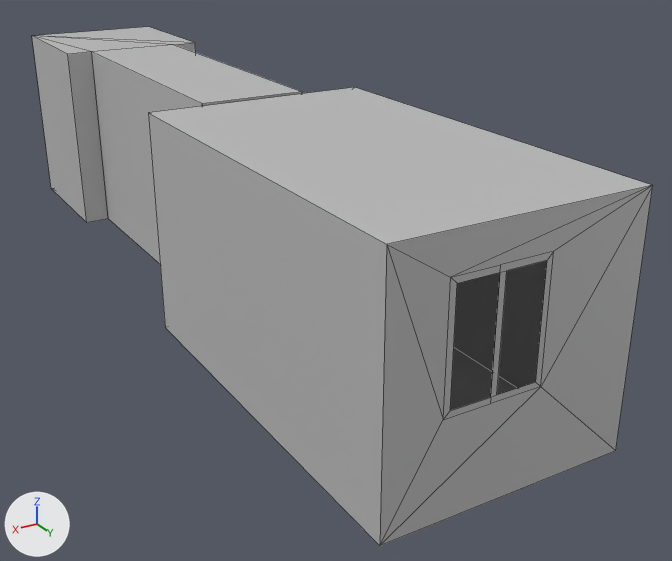
The FBX model Assets/Mesh/INTERIOR_HOUSE.fbx, before and after one commit.
Camera for both pictures: a camera (50 mm lens) standing at (4.64, 9.51, 4.82) and looking at (-0.84, 0.38, 0.25). The axes (+X, +Y, +Z) are drawn at lower left. The lights are the same throughout. Mesh edges are drawn as thin lines. Where no turn or scale is listed for an object, it has been applied to the vertices.

In view in the first picture: 'iNTERIOR_HOUSE'.
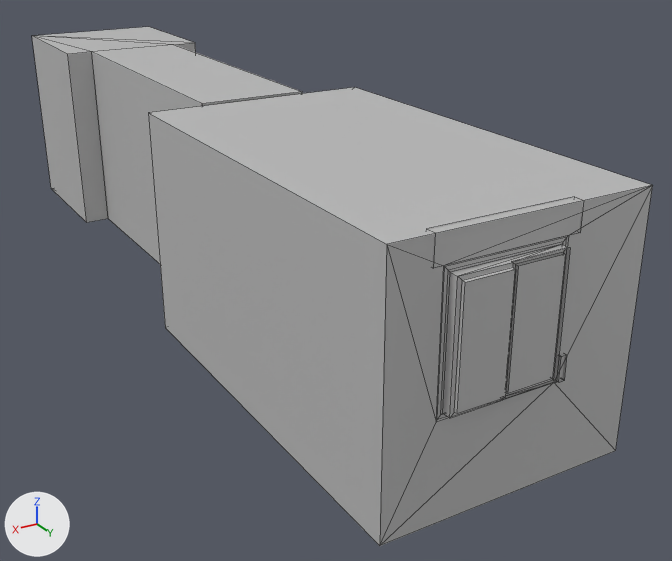
Pixel boxes (x1, y1, x2, y2) of what changed, in the pictures (672 x 561 px):
```json
{"part": 1, "of": "me_mesh", "change": "added", "after": [556, 354, 567, 383]}
{"part": 2, "of": "me_mesh", "change": "built on", "before": [380, 185, 653, 546], "after": [380, 185, 653, 546]}
```

The change, as JSON lines over the scene's bpy script:
```json
{"op": "add", "block": "mat_lambert1", "code": ["mat_lambert1 = principled_material('lambert1')", "mat_lambert1.base_color = (0.5, 0.5, 0.5)  # grey #bcbcbc"]}
{"op": "add", "block": "mat_bubbles_mat", "code": ["mat_bubbles_mat = principled_material('Bubbles_mat')", "mat_bubbles_mat.base_color = (0.5, 0.5, 0.5)  # grey #bcbcbc"]}
{"block": "me_mesh", "where": "# used by ob_interior_house; location = (0.0, 0.0, 0.0)"}
{"op": "remove", "block": "me_mesh", "code": "me_mesh.from_pydata(...)  # 46 vertices, 46 faces; spans x -1.3..1.3, y -6.0..4.61, z 0.0..2.54"}
{"op": "add", "block": "me_mesh", "code": "me_mesh.from_pydata(...)  # 138 vertices, 125 faces; spans x -1.3..1.3, y -6.0..4.72, z 0.0..2.55"}
{"block": "me_mesh", "change": "me_mesh part 1: a new loose piece of 48 vertices spanning x -0.51..-0.44, y 4.54..4.64, z 0.98..1.22, in mat_lambert1 (grey #bcbcbc)"}
{"block": "me_mesh", "change": "me_mesh part 2"}
{"block": "me_mesh", "change": "10 vertices are removed from x -0.21..0.67, y 4.61, z 0.97..2.17"}
{"block": "me_mesh", "change": "9 faces are deleted"}
{"block": "me_mesh", "change": "4 vertices move from x -0.27..0.73, y 4.61, z 0.97..2.17 to x -0.42..0.8, y 4.61, z 0.97..2.28"}
{"block": "me_mesh", "change": "48 vertices are added at x -0.53..0.89, y 4.51..4.72, z 0.99..2.55"}
{"block": "me_mesh", "change": "6 new vertices lie (0.47, 0.0, 0.0) away from vertices in x -0.31..0.22, y 4.69..4.72, z 1.08..2.18"}
{"block": "me_mesh", "change": "37 new faces join them, mat_interior_mat (grey #bcbcbc)"}
{"block": "me_mesh", "change": "6 new faces join them, mat_bubbles_mat (grey #bcbcbc)"}
{"block": "me_mesh", "change": "8 new faces join them, mat_lambert1 (grey #bcbcbc)"}
{"op": "add", "block": "me_mesh", "code": "me_mesh.materials.append(mat_bubbles_mat)  # grey #bcbcbc"}
{"op": "add", "block": "me_mesh", "code": "me_mesh.materials.append(mat_lambert1)  # grey #bcbcbc"}
```
